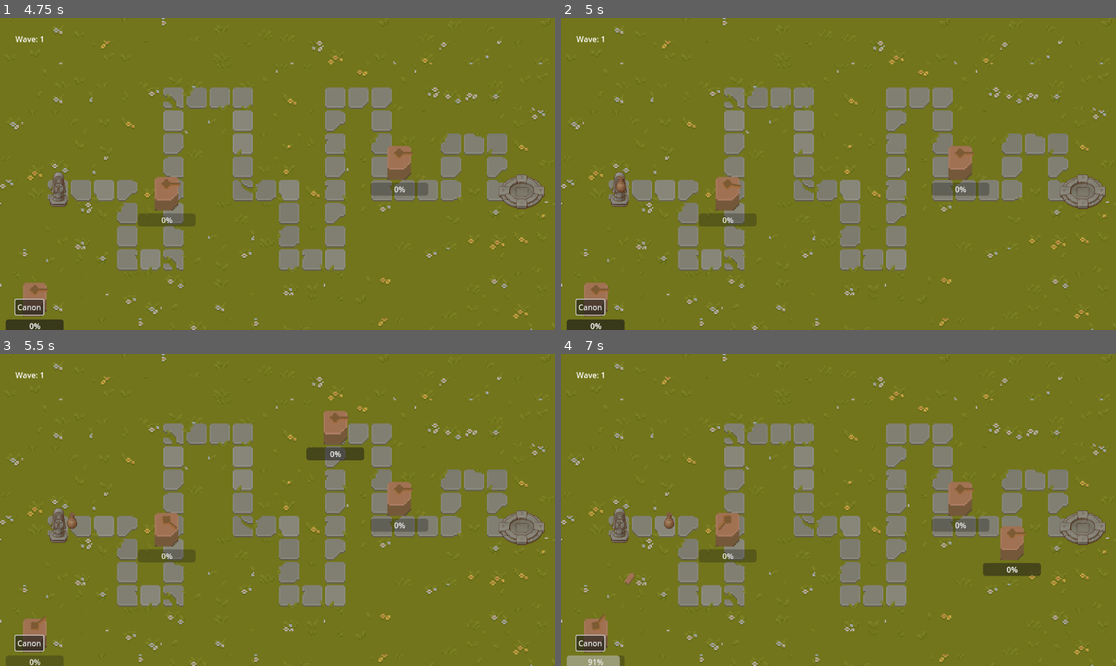
Above: before the commit, frames 1-4 (two rows, left to right).
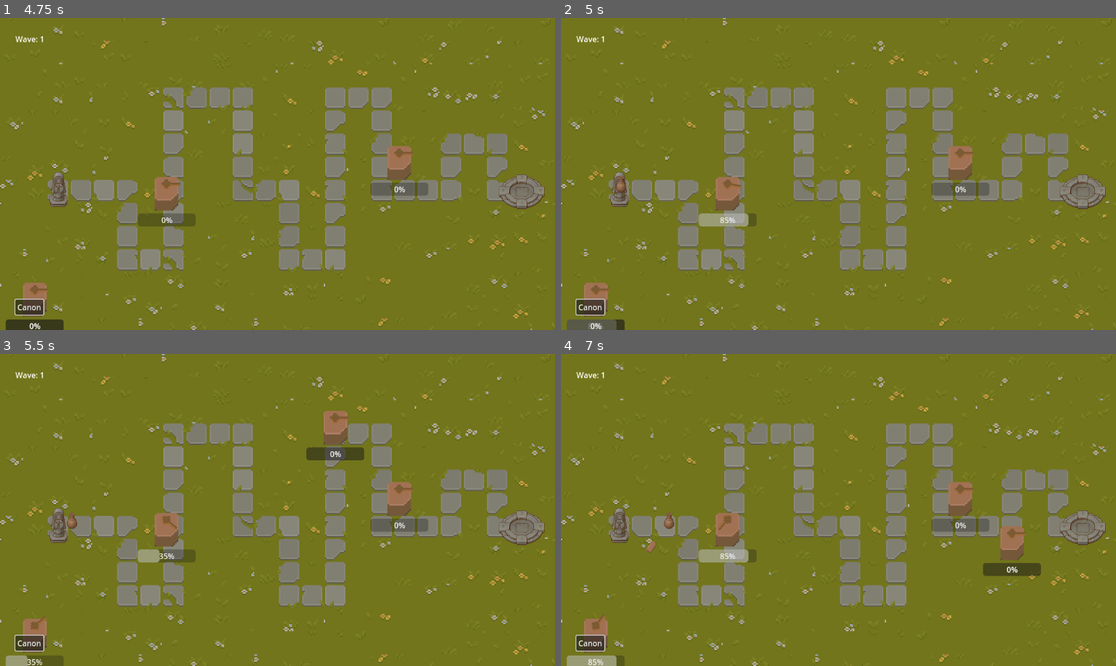
Above: after the commit, the same moments.

Repository: Kinsteen/tower-defense
Game: Godot game, scene res://Main.tscn
The game is run twice, just before and just after one commit, with the same random seed, the same clock (stepped at 60 frames per second) and the same inputs.
Inputs (mouse positions are in pixels of both pictures, inside the frame that each line leads up to):
- Up to frame 1 (4.75 s): click "Play" at 0.5 s; click "Canon" at 1.25 s; click "Canon" at 2 s; click "Canon" at 2.75 s; tap Enter at 3.5 s; move the mouse to (399, 158) at 3.52 s; hold Shift 3.53-4.25 s; click (399, 158) at 3.67 s; tap Space at 4.25 s; drag from (166, 189) to (33, 295) at 4.27 s
- Up to frame 2 (5 s): no input
- Up to frame 3 (5.5 s): move the mouse to (333, 441) at 5.02 s; tap Ctrl at 5.1 s; click (333, 441) at 5.17 s
- Up to frame 4 (7 s): drag from (810, 572) to (594, 631) at 5.77 s; move the mouse to (1005, 556) at 6.52 s; tap Alt at 6.6 s; click (1005, 556) at 6.67 s

Frame 1 is identical in both runs. In frame 2, 0.6% of the frame differs, in the area x 1-34%, y 62-100%; in frame 3, 0.4%; in frame 4, 0.5%.

Commit message:
Fix canon sometimes stopping to shoot
Closes #23

Diff:
--- a/prefabs/Canon.gd
+++ b/prefabs/Canon.gd
@@ -41,6 +41,8 @@
 		target = next_target
 
 	if target != null:
+		if timer.is_stopped():
+			timer.start()
 		var angle_left = $Gun.get_angle_to(target.global_position) # Why global?
 		var max_speed = deg_to_rad(rotate_speed_deg) * delta
 		angle_left = clampf(angle_left, -max_speed, max_speed)
